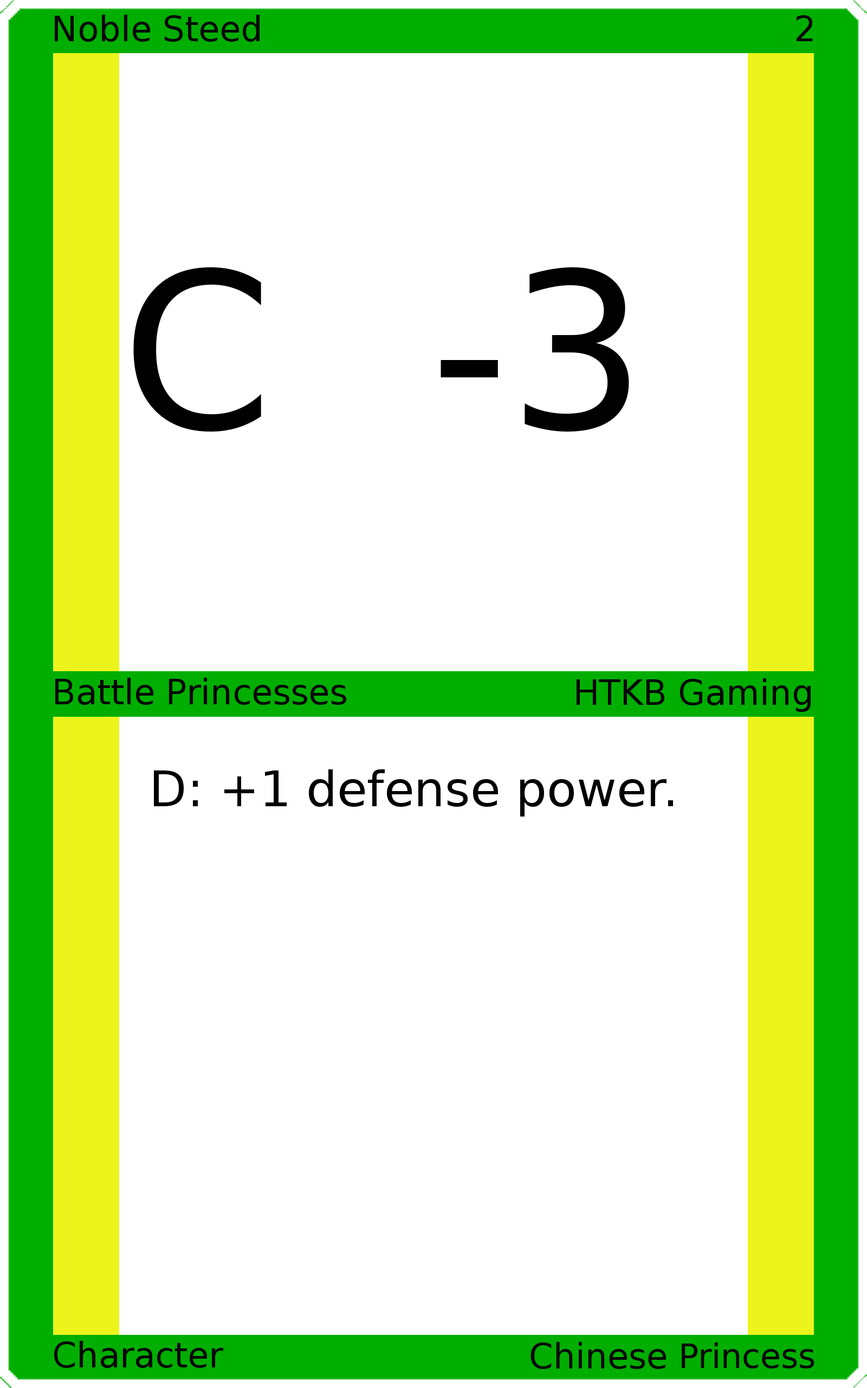
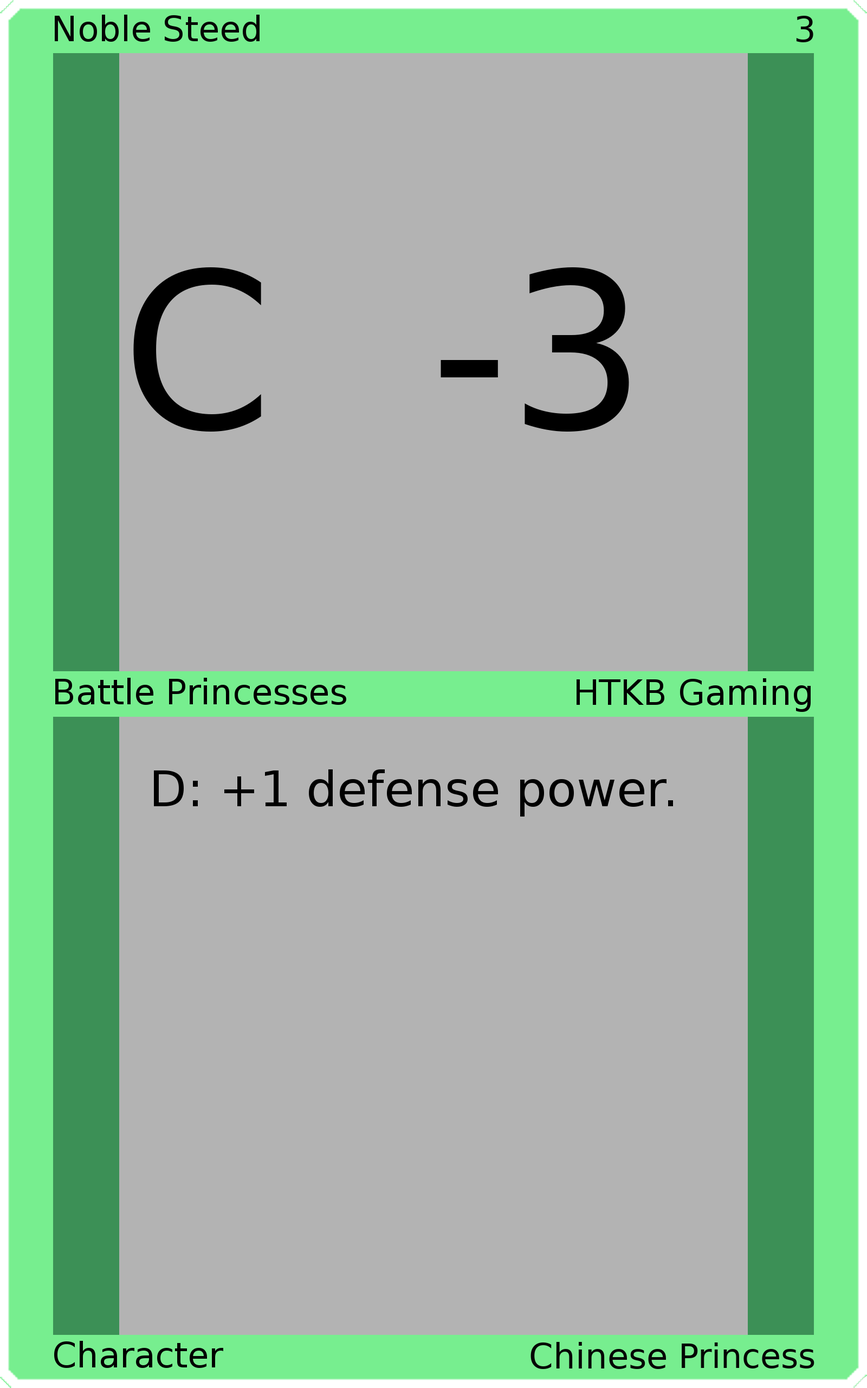
Layered file, before and after one edit (867 × 1388). Changes by layer:
painted on "Upper Right" over [left=796, top=15, right=814, bottom=43]
painted on "Border" over [left=0, top=0, right=867, bottom=1388]
painted on "Top Background" over [left=119, top=52, right=748, bottom=673]
painted on "Bottom Background" over [left=119, top=715, right=748, bottom=1336]
painted on "Background" over [left=35, top=35, right=832, bottom=1352]
